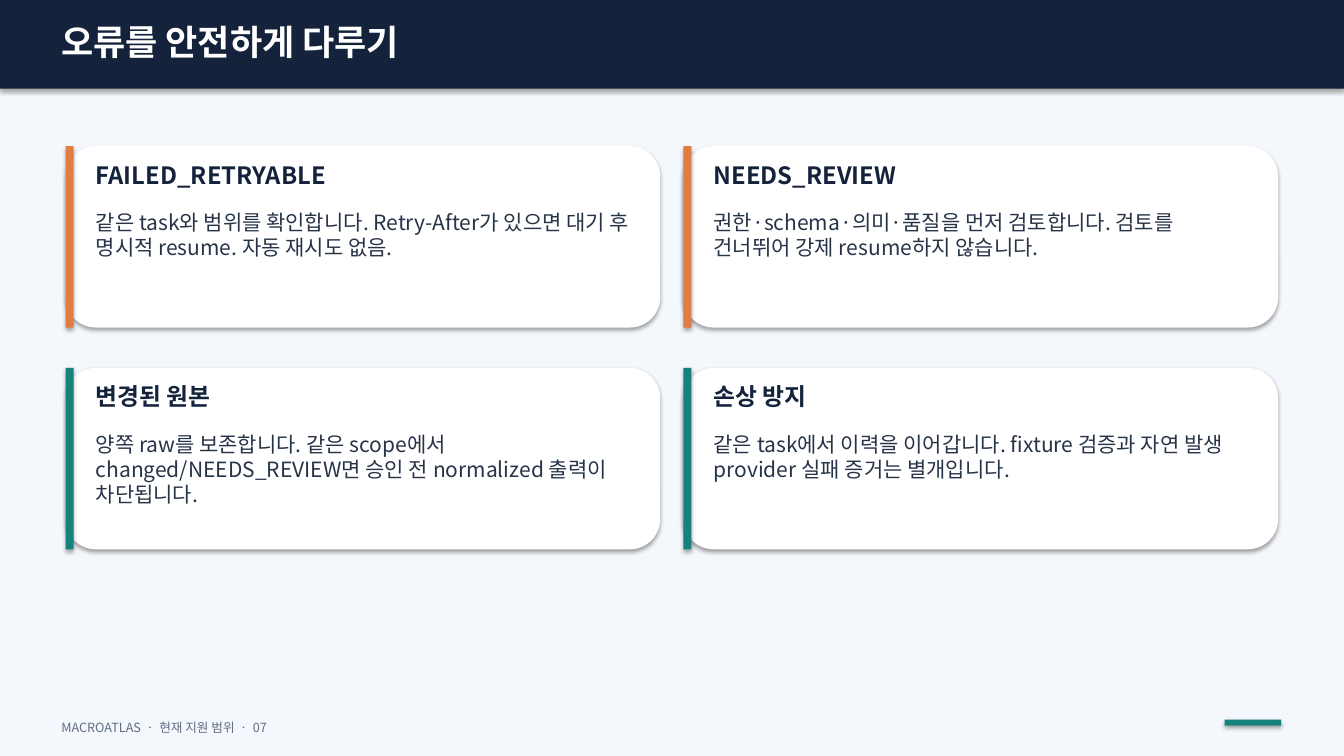
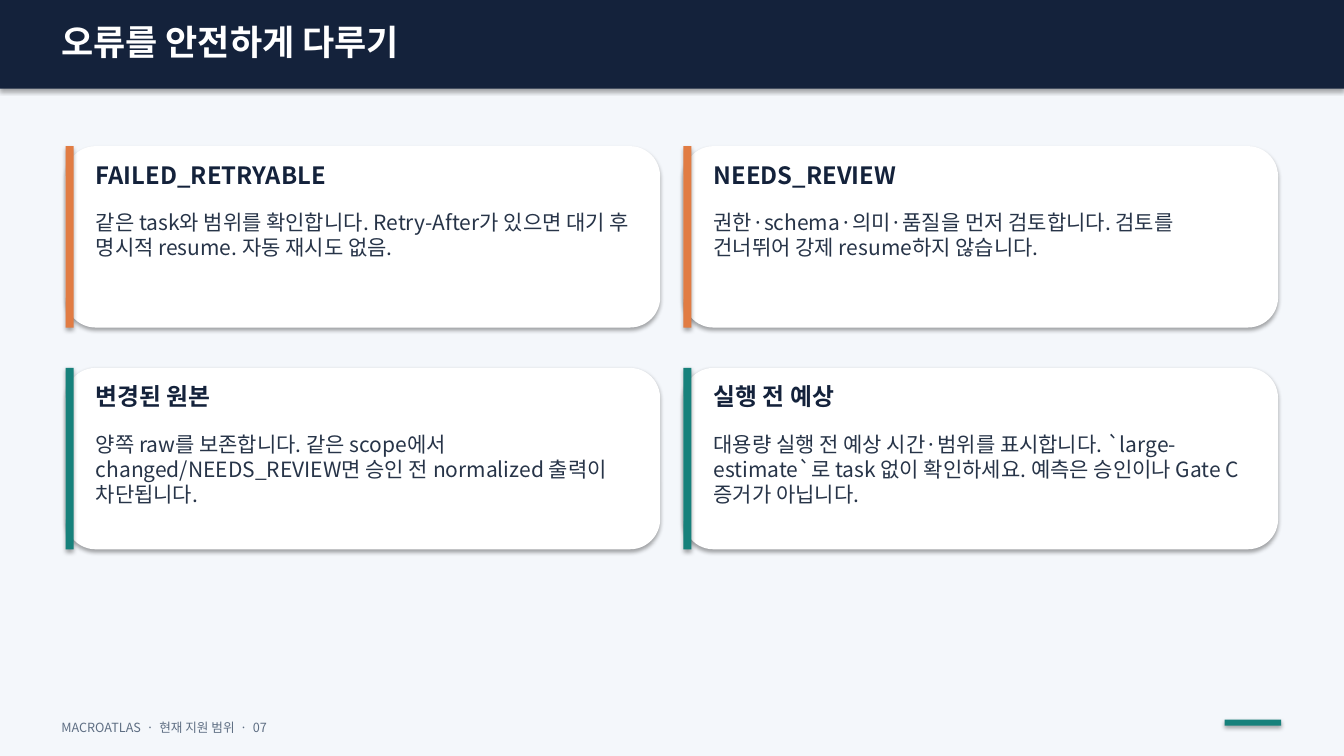
Before and after one commit to jaeu983-lang/MacroAtlas, a slide deck: slide 7 of docs/MacroAtlas_User_Guide.pptx. Drawn at 1344x756 pixels with LibreOffice and Linux fonts; fonts in the diff are those of the drawing. Boxes give left, top, right and bottom in pixels: in the first picture for what was removed or moved away, otherwise in the second. Text is boxed around its words. In the diff, an @@ line names an element or a change of style, - is before the commit and + after.

Commit message:
feat: forecast large non-API job durations

```diff
--- a/docs/MacroAtlas_User_Guide.pptx
+++ b/docs/MacroAtlas_User_Guide.pptx
@@ text at (x1=714, y1=385, x2=834, y2=407): text changed @@
-손상 방지
+실행 전 예상
@@ text at (x1=714, y1=434, x2=1239, y2=504): text changed @@
-같은 task에서 이력을 이어갑니다. fixture 검증과 자연 발생 provider 실패 증거는 별개입니다.
+대용량 실행 전 예상 시간·범위를 표시합니다. `large-estimate`로 task 없이 확인하세요. 예측은 승인이나 Gate C 증거가 아닙니다.
```
Also in this commit, not shown: 2 other slides changed, 19 other files.
